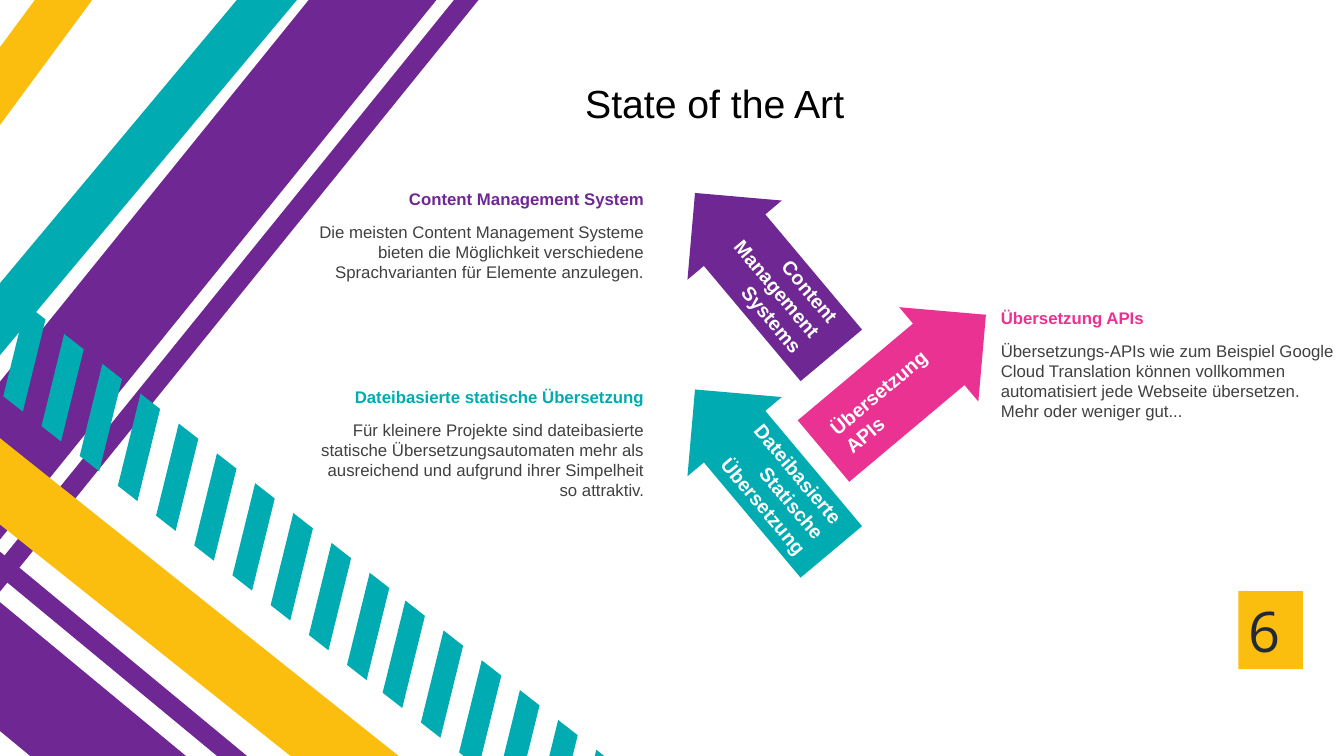
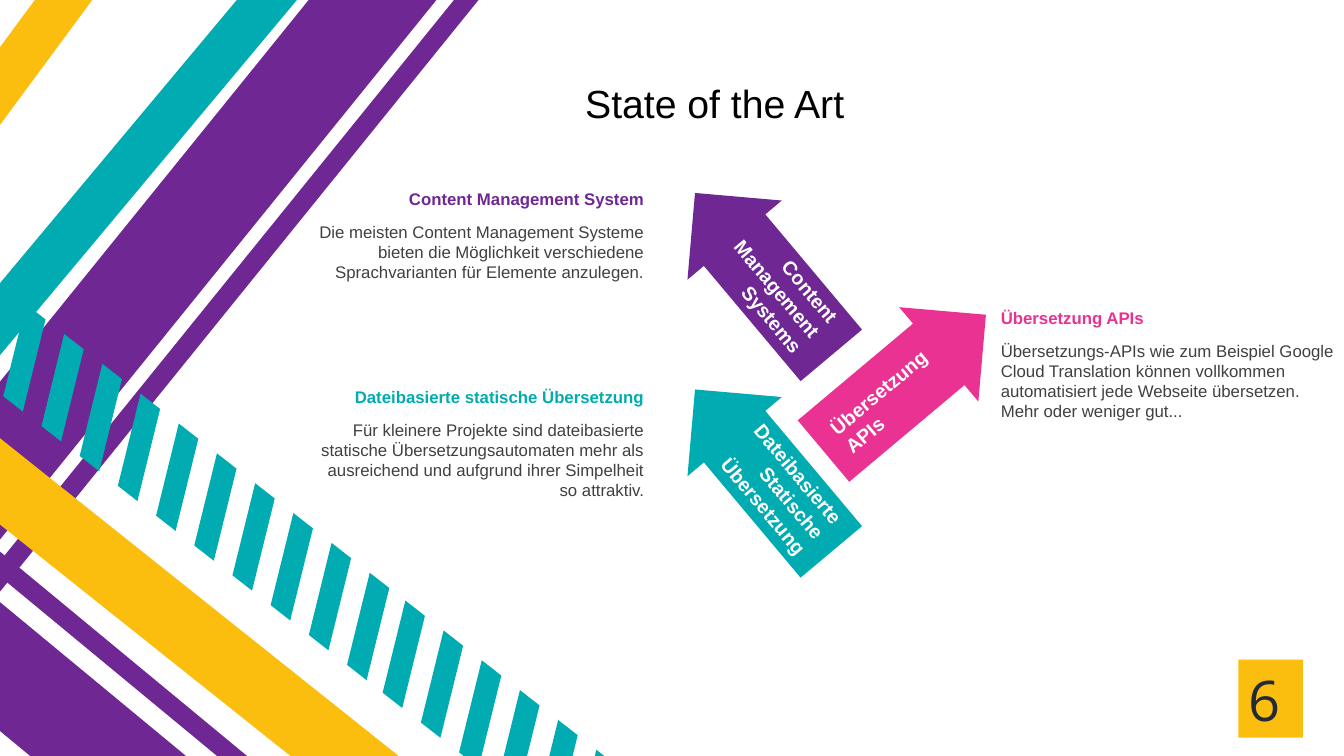
Before and after one commit to Eyssamsh/gui, a slide deck: slide 8 of guiProjekt/downloads/Final Präsentation Mehrsprachigkeit.pptx. Drawn at 1344x756 pixels with LibreOffice and Linux fonts; fonts in the diff are those of the drawing. Boxes give left, top, right and bottom in pixels: in the first picture for what was removed or moved away, otherwise in the second. Text is boxed around its words. In the diff, an @@ line names an element or a change of style, - is before the commit and + after.

Commit message:
Moved folien numbers

```diff
--- a/guiProjekt/downloads/Final Präsentation Mehrsprachigkeit.pptx
+++ b/guiProjekt/downloads/Final Präsentation Mehrsprachigkeit.pptx
@@ rectangle "6": place and size @@
-rectangle "6" at (1239, 591, 1304, 668)
+rectangle "6" at (1239, 659, 1304, 737)
```
Also in this commit, not shown: 8 other slides changed.
